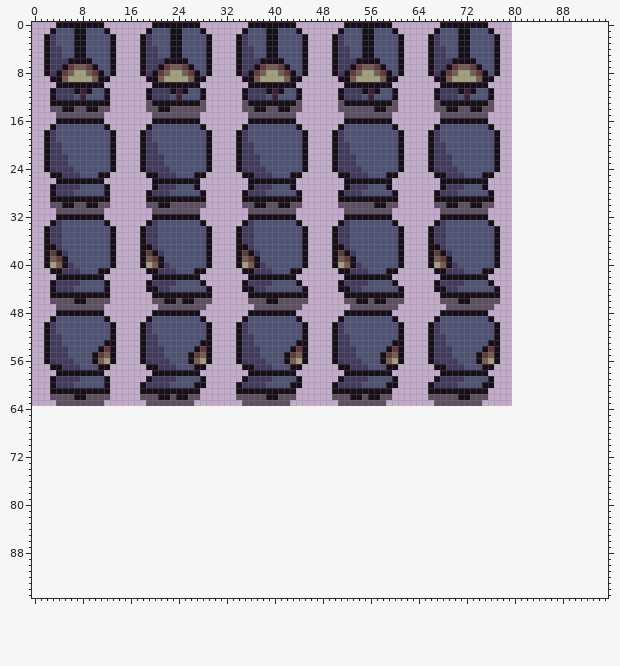
Two versions of one sprite sheet, Assets/Sprites/HoodedCharacter.png. The picture above was drawn from the file before the commit.
The file is 80x64 pixels. The old version is drawn lined up with the new one, on the new canvas.
And afterwards:
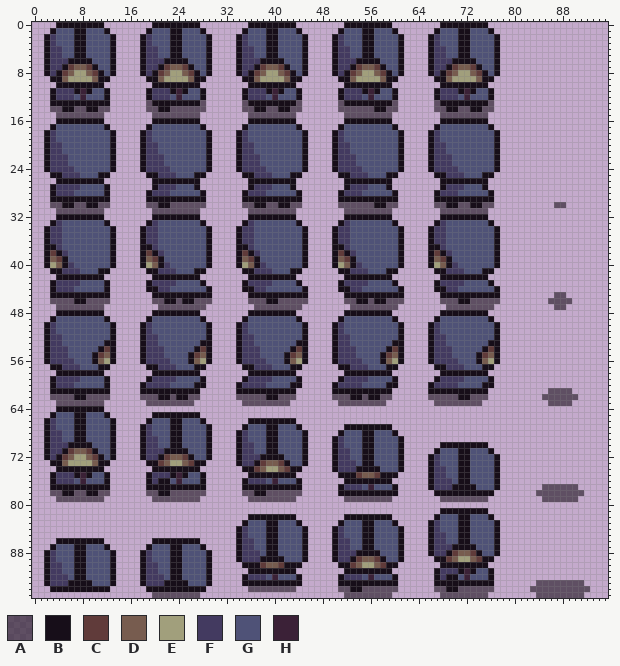
Palette (. is transparent): A #170e1995  B #170e19  C #603b3a  D #775c4f  E #a19f7c  F #433a60  G #4f5277  H #3b2137
Changes in this commit:
canvas 80x64 -> 96x96
@@ x 85..90 @@
 29 ......
-30 ......
+30 ..AA..
 31 ......
@@ x 84..91 @@
 44 ........
-45 ........
-46 ........
-47 ........
+45 ...AA...
+46 ..AAAA..
+47 ...AA...
 48 ........
@@ x 0..95 @@
 60 ...BFFFGGGGGB.....BFFFFGGGGBB.....BFFFFGGGGBB.....BFFFFGGGGBB.....BFFFFGGGGBB...................
-61 ...BBBBBBBBBB.....BBBBBBBBBB......BBBBBBBBBB......BBBBBBBBBB......BBBBBBBBBB....................
-62 ...AAAABBAAAA.....AAABBABBAA......AAAAABBAAA......AAABBABBAA......AAAAABBAAA....................
-63 ....AAAAAAAA.......AAAAAAAA........AAAAAAAA........AAAAAAAA........AAAAAAAA.....................
-64 ................................................................................................
-65 ................................................................................................
-66 ................................................................................................
-67 ................................................................................................
-68 ................................................................................................
-69 ................................................................................................
-70 ................................................................................................
-71 ................................................................................................
-72 ................................................................................................
-73 ................................................................................................
-74 ................................................................................................
-75 ................................................................................................
-76 ................................................................................................
-77 ................................................................................................
-78 ................................................................................................
-79 ................................................................................................
+61 ...BBBBBBBBBB.....BBBBBBBBBB......BBBBBBBBBB......BBBBBBBBBB......BBBBBBBBBB..........AAAA......
+62 ...AAAABBAAAA.....AAABBABBAA......AAAAABBAAA......AAABBABBAA......AAAAABBAAA.........AAAAAA.....
+63 ....AAAAAAAA.......AAAAAAAA........AAAAAAAA........AAAAAAAA........AAAAAAAA...........AAAA......
+64 ....BBBBBBBB....................................................................................
+65 ...BGGGBBGGGB.......BBBBBBBB....................................................................
+66 ..BFGGGBBGGGGB.....BGGGBBGGGB.......BBBBBBBB....................................................
+67 ..BFGGGBBGGGGB....BFGGGBBGGGGB.....BGGGBBGGGB.......BBBBBBBB....................................
+68 ..BFFGGBBGGGGB....BFGGGBBGGGGB....BFGGGBBGGGGB.....BGGGBBGGGB...................................
+69 ..BFFGGBBGGGGB....BFFGGBBGGGGB....BFGGGBBGGGGB....BFGGGBBGGGGB..................................
+70 ..BFFFBBBBGGGB....BFFGGBBGGGGB....BFFGGBBGGGGB....BFGGGBBGGGGB......BBBBBBBB....................
+71 ..BFFBCDDCBGGB....BFFFBBBBGGGB....BFFGGBBGGGGB....BFFGGBBGGGGB.....BGGGBBGGGB...................
+72 ..BFBCDEEDCBGB....BFFBCDDCBGGB....BFFFBBBBGGGB....BFFGGBBGGGGB....BFGGGBBGGGGB..................
+73 ...BBDEEEEDBB......BBCDEEDCBB.....BFFBCDDCBGGB....BFFFGBBGGGGB....BFGGGBBGGGGB..................
+74 ....BBBBBBBB........BBBBBBBB.......BBCDEEDCBB.....BFFFBBBBGGGB....BFFGGBBGGGGB..................
+75 ...BFFFBHBGGB......BFFFBHBGGB.......BBBBBBBB.......BBBCDDCBBB.....BFFGGBBGGGGB..................
+76 ...BFFFGHGGGB......BFBBGHGGGB......BFFFGHGGGB.......BBBBBBBB......BFFFGBBGGGGB..................
+77 ...BBBBBBBBBB......BBBBBBBBBB......BBBBBBBBBB......BFFFGHGGGB.....BFFFBBBBGGGB.......AAAAAA.....
+78 ...AABBAABBAA......AABBAAAAAA......AABBAAAAAA......BBBBBBBBBB......BBBBBBBBBB.......AAAAAAAA....
+79 ....AAAAAAAA........AAAAAAAA........AAAAAAAA........AAAAAAAA........AAAAAAAA.........AAAAAA.....
 80 ................................................................................................
-81 ................................................................................................
-82 ................................................................................................
-83 ................................................................................................
-84 ................................................................................................
-85 ................................................................................................
-86 ................................................................................................
-87 ................................................................................................
-88 ................................................................................................
-89 ................................................................................................
-90 ................................................................................................
-91 ................................................................................................
-92 ................................................................................................
-93 ................................................................................................
-94 ................................................................................................
-95 ................................................................................................
+81 ....................................................................BBBBBBBB....................
+82 ....................................BBBBBBBB........BBBBBBBB.......BGGGBBGGGB...................
+83 ...................................BGGGBBGGGB......BGGGBBGGGB.....BFGGGBBGGGGB..................
+84 ..................................BFGGGBBGGGGB....BFGGGBBGGGGB....BFGGGBBGGGGB..................
+85 ..................................BFGGGBBGGGGB....BFGGGBBGGGGB....BFFGGBBGGGGB..................
+86 ....BBBBBBBB........BBBBBBBB......BFFGGBBGGGGB....BFFGGBBGGGGB....BFFGGBBGGGGB..................
+87 ...BGGGBBGGGB......BGGGBBGGGB.....BFFGGBBGGGGB....BFFGGBBGGGGB....BFFFBBBBGGGB..................
+88 ..BFGGGBBGGGGB....BFGGGBBGGGGB....BFFFGBBGGGGB....BFFFBBBBGGGB....BFFBCDDCBGGB..................
+89 ..BFGGGBBGGGGB....BFGGGBBGGGGB....BFFFBBBBGGGB....BFFBCDDCBGGB.....BBCDEEDCBB...................
+90 ..BFFGGBBGGGGB....BFFGGBBGGGGB.....BBBCDDCBBB......BBCDEEDCBB.......BBBBBBBB....................
+91 ..BFFGGBBGGGGB....BFFGGBBGGGGB......BBBBBBBB........BBBBBBBB.......BFFFBHBGGB...................
+92 ..BFFFGBBGGGGB....BFFFGBBGGGGB.....BFFFGHGGGB......BFFFGHGGGB......BFBBGHGGGB...................
+93 ..BFFFBBBBGGGB....BFFFBBBBGGGB.....BBBBBBBBBB......BBBBBBBBBB......BBBBBBBBBB.......AAAAAAAA....
+94 ...BBBBBBBBBB......BBBBBBBBBB.......AAAAAAAA.......AABBAAAAAA......AABBAAAAAA......AAAAAAAAAA...
+95 ....................AAAAAAAA........................AAAAAAAA........AAAAAAAA........AAAAAAAA....
